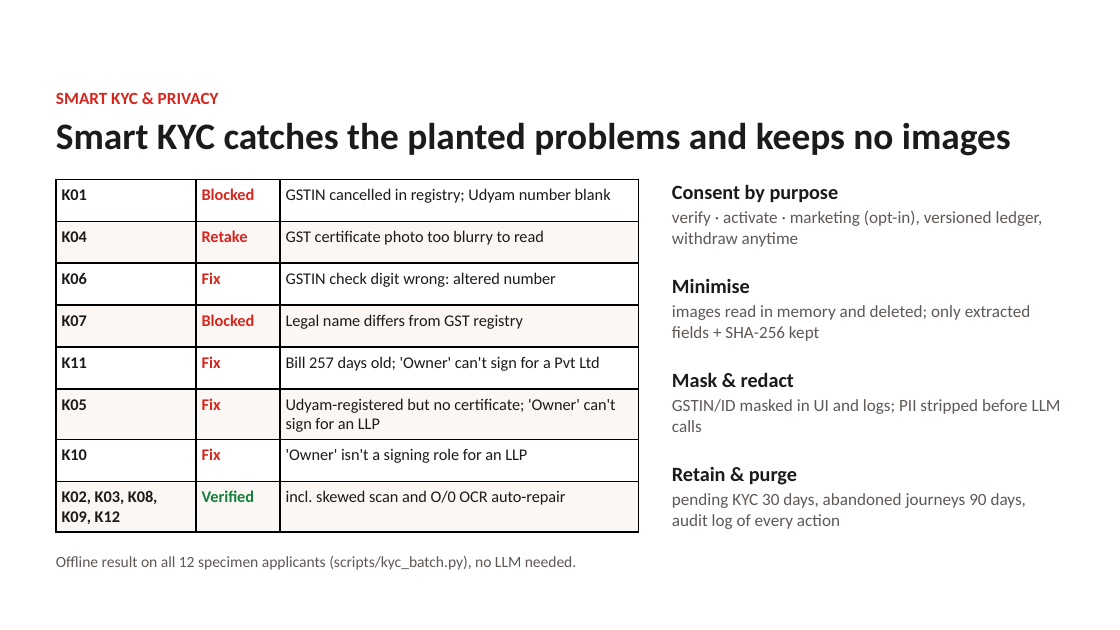
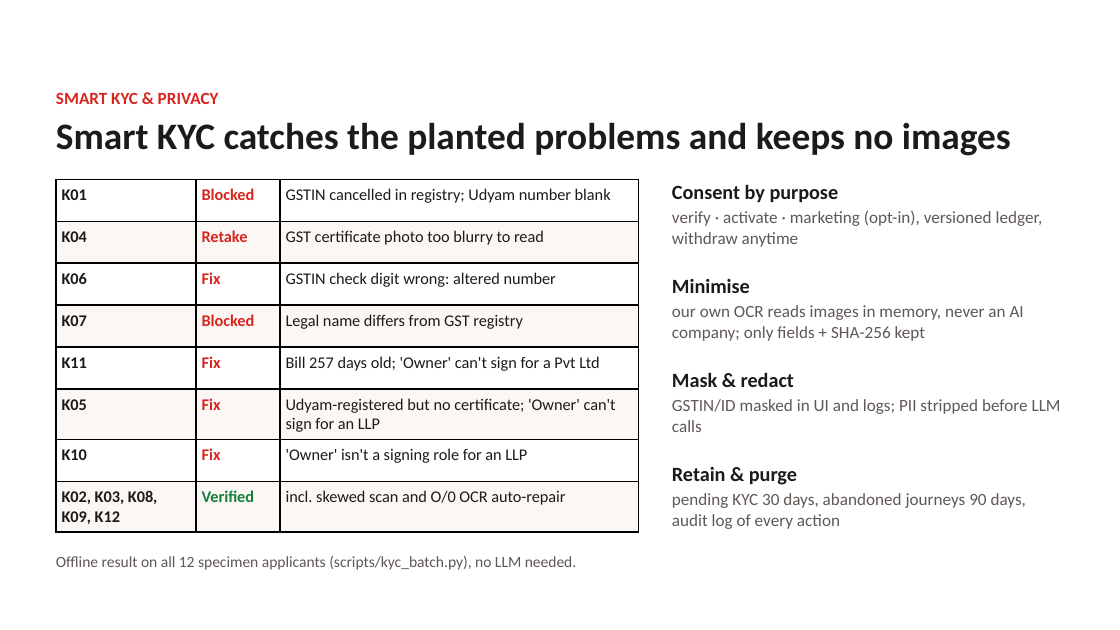
Before and after one commit to Psquare31/Airtel-Sync-26, a slide deck: slide 7 of docs/deck/Udyam_Digital_Business_Case.pptx. Drawn at 1120x630 pixels with LibreOffice and Linux fonts; fonts in the diff are those of the drawing; background and template pictures are left out. Boxes give left, top, right and bottom in pixels: in the first picture for what was removed or moved away, otherwise in the second. Text is boxed around its words. In the diff, an @@ line names an element or a change of style, - is before the commit and + after.

Commit message:
kyc documents read only by our own ocr: ocr_service for hf spaces, vision opt-in and off, consent v3

```diff
--- a/docs/deck/Udyam_Digital_Business_Case.pptx
+++ b/docs/deck/Udyam_Digital_Business_Case.pptx
@@ text at (672,305,1024,341): text changed @@
-images read in memory and deleted; only extracted fields + SHA-256 kept
+our own OCR reads images in memory, never an AI company; only fields + SHA-256 kept
```
Also in this commit, not shown: 1 other slide changed, 21 other files.
